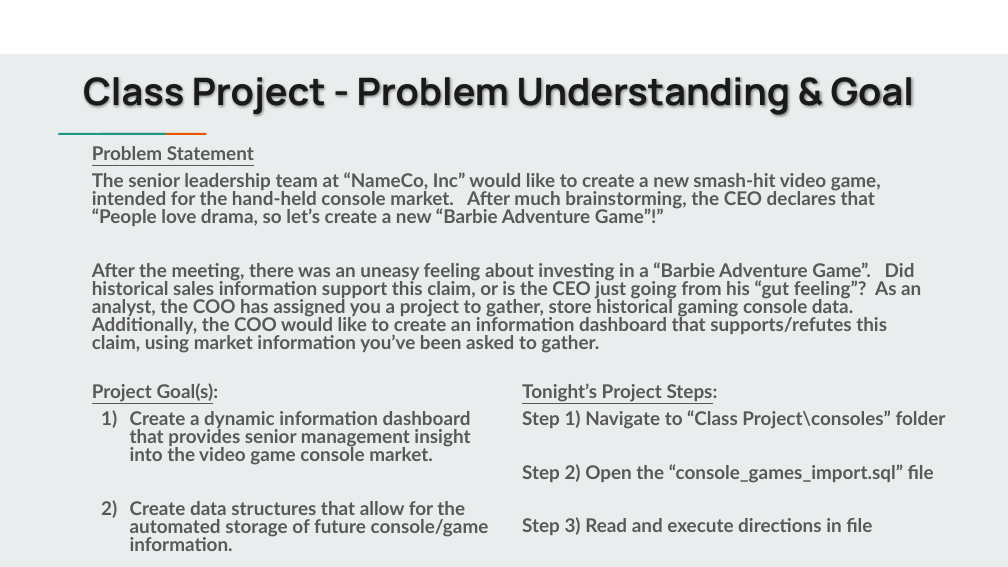
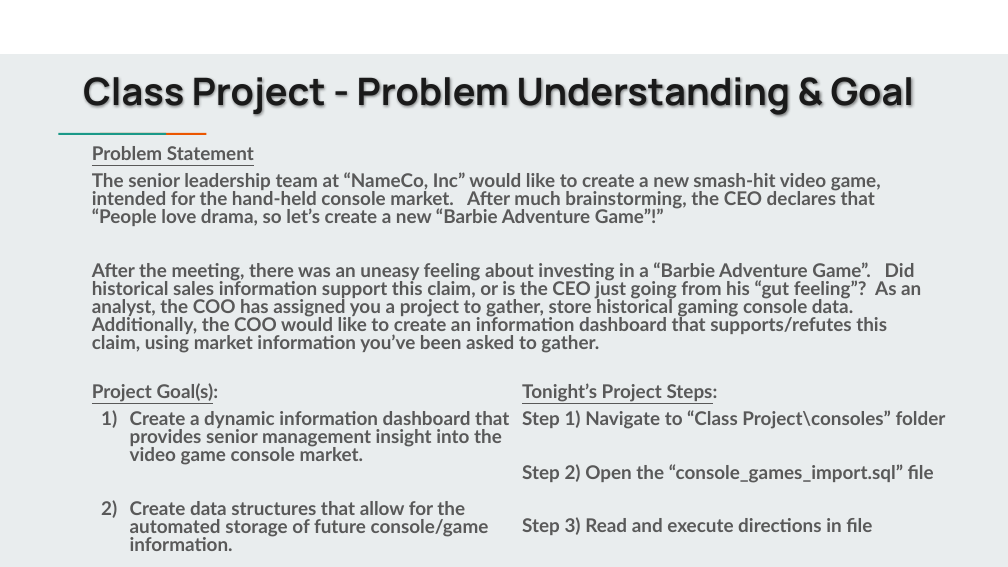
Before and after one commit to jbergmann56/OSDA-DataManipulationAndManagement, a slide deck: slide 7 of Class Project/Class Project - Cohort 7.pptx. Drawn at 1008x567 pixels with LibreOffice and Linux fonts; fonts in the diff are those of the drawing. Boxes give left, top, right and bottom in pixels: in the first picture for what was removed or moved away, otherwise in the second. Text is boxed around its words. In the diff, an @@ line names an element or a change of style, - is before the commit and + after.

```diff
--- a/Class Project/Class Project - Cohort 7.pptx
+++ b/Class Project/Class Project - Cohort 7.pptx
@@ text "Project Goal(s):" rewrapped from (x1=92, y1=383, x2=489, y2=551) to (x1=92, y1=383, x2=509, y2=551) @@
```
Also in this commit, not shown: 13 other files.
